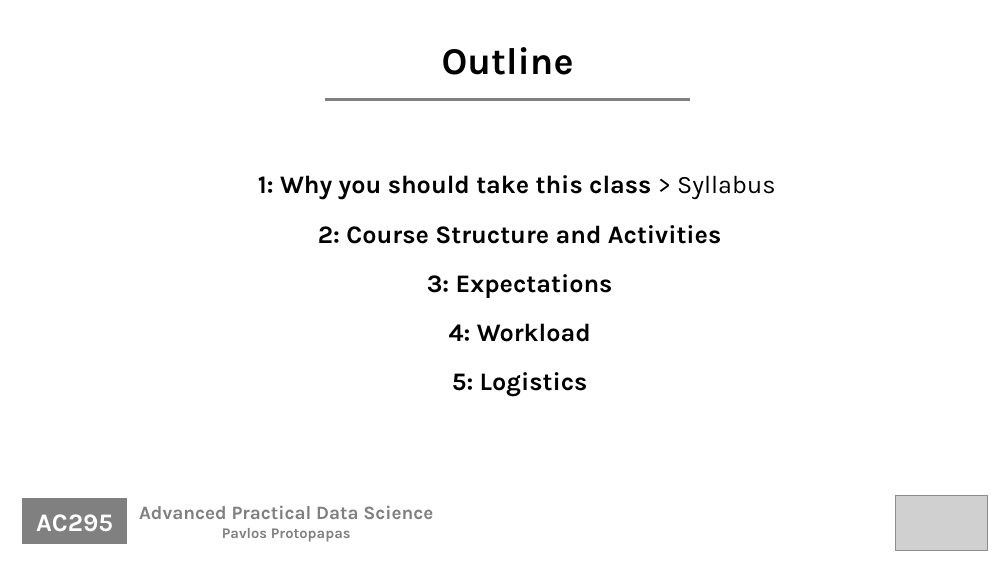
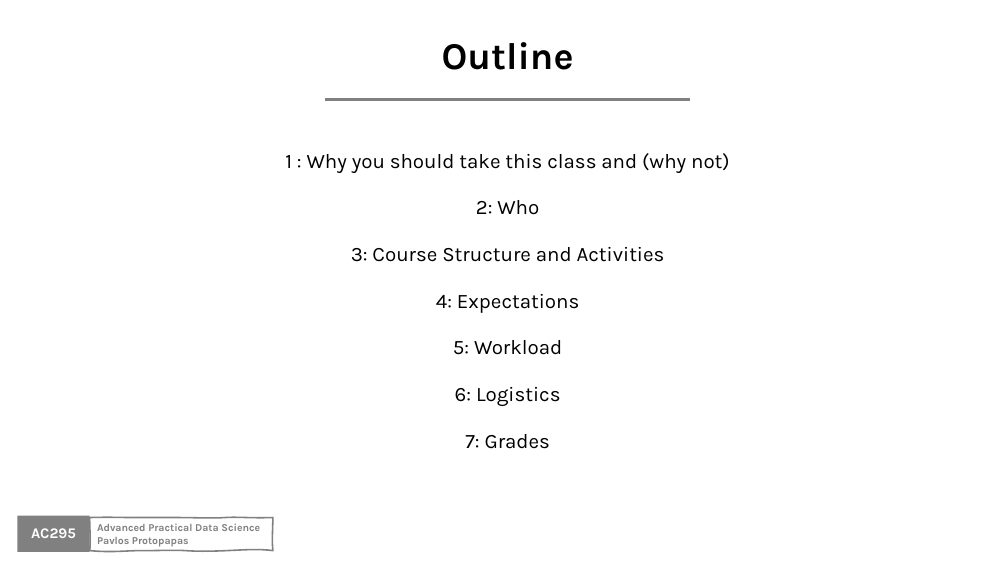
Before and after one commit to Harvard-IACS/2020-AC295, a slide deck: slide 2 of content/lectures/lecture1/presentation/lecture1_draft.pptx (slide 4 before the commit). Drawn at 1008x567 pixels with LibreOffice and Linux fonts; fonts in the diff are those of the drawing; grey boxes stand for pictures; background and template pictures are left out. Boxes give left, top, right and bottom in pixels: in the first picture for what was removed or moved away, otherwise in the second. Text is boxed around its words. In the diff, an @@ line names an element or a change of style, - is before the commit and + after.

Commit message:
Updated lecture 1 outline

```diff
--- a/content/lectures/lecture1/presentation/lecture1_draft.pptx
+++ b/content/lectures/lecture1/presentation/lecture1_draft.pptx
@@ text "Outline" at bbox=[442, 42, 574, 70]: more space between paragraphs; vertical alignment bottom to top @@
@@ text at bbox=[285, 153, 730, 449]: text changed; size 24 to 19.6 pt; bold off @@
-1: Why you should take this class > Syllabus
-2: Course Structure and Activities
-3: Expectations
-4: Workload
-5: Logistics
+1 : Why you should take this class and (why not)
+2: Who
+3: Course Structure and Activities
+4: Expectations
+5: Workload
+6: Logistics
+7: Grades
@@ rectangle removed at bbox=[21, 497, 129, 546] @@
@@ text removed at bbox=[139, 505, 433, 542] @@
-Advanced Practical Data Science
-Pavlos Protopapas
@@ picture removed at bbox=[896, 495, 988, 551] @@
@@ rectangle added at bbox=[17, 516, 90, 552], fill #808080 @@
@@ text added at bbox=[31, 528, 76, 538], 14 pt, text #FFFFFF, bold @@
+AC295
@@ text removed at bbox=[36, 514, 113, 531] @@
-AC295
@@ freeform shape added at bbox=[90, 518, 273, 551], outline #808080 1.5 pt, 10 pt, text #808080, bold @@
+Advanced Practical Data Science
+Pavlos Protopapas
```
Also in this commit, not shown: 2 other slides changed, 9 slides added, 3 slides removed, 2 other files.
